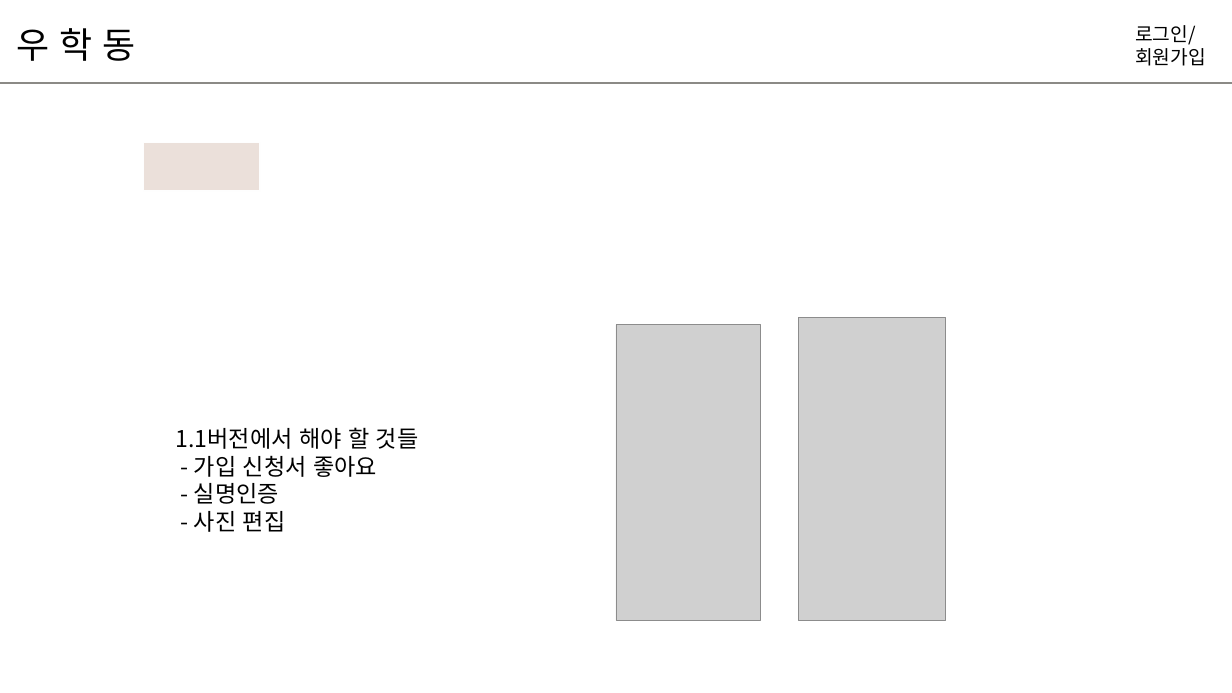
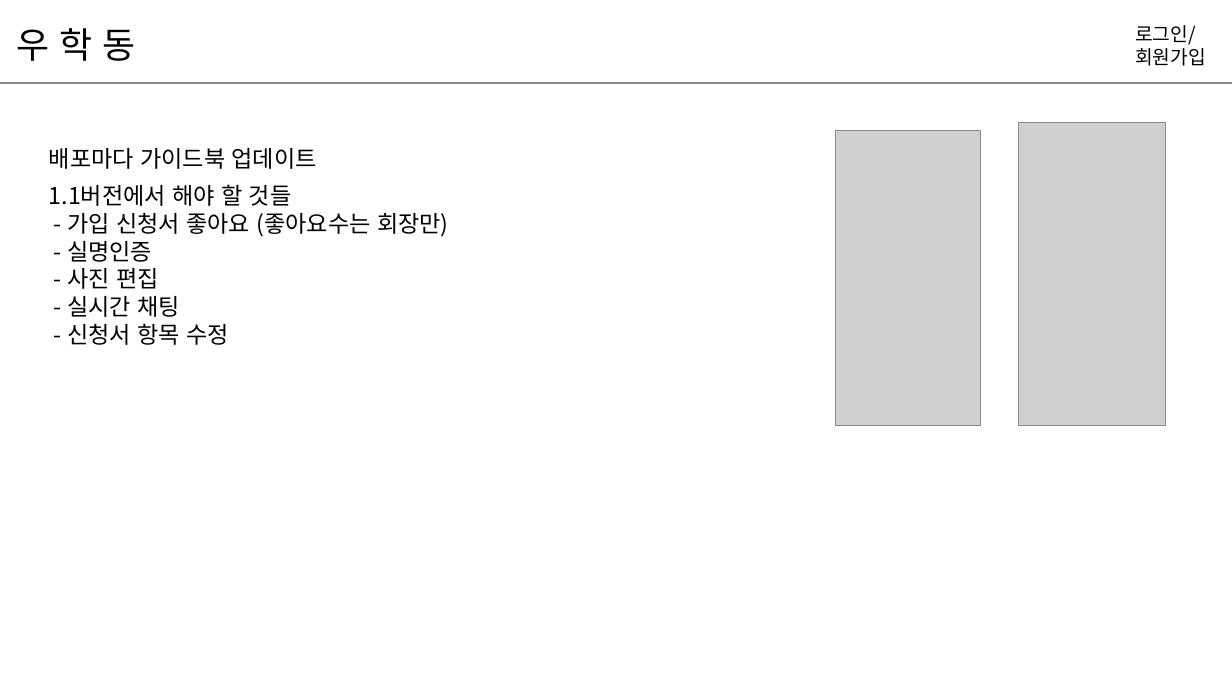
Before and after one commit to hyunniesss/ToyProject, a slide deck: slide 25 of document/와이어프레임/우학동_와이어프레임.pptx (slide 23 before the commit). Drawn at 1232x693 pixels with LibreOffice and Linux fonts; fonts in the diff are those of the drawing; grey boxes stand for pictures. Boxes give left, top, right and bottom in pixels: in the first picture for what was removed or moved away, otherwise in the second. Text is boxed around its words. In the diff, an @@ line names an element or a change of style, - is before the commit and + after.

```diff
--- a/document/와이어프레임/우학동_와이어프레임.pptx
+++ b/document/와이어프레임/우학동_와이어프레임.pptx
@@ text added at bbox=[49, 148, 317, 169], 18 pt, text #000000 @@
+배포마다 가이드북 업데이트
@@ rectangle removed at bbox=[143, 142, 260, 190] @@
@@ picture: place and size @@
-picture at bbox=[616, 325, 761, 621]
+picture at bbox=[836, 130, 981, 426]
@@ picture: place and size @@
-picture at bbox=[799, 317, 945, 620]
+picture at bbox=[1019, 123, 1165, 426]
@@ text "1.1버전에서 해야 할 것들": place and size @@
-text "1.1버전에서 해야 할 것들" at bbox=[176, 427, 419, 532]
+text "1.1버전에서 해야 할 것들" at bbox=[49, 184, 449, 345]
@@ text at bbox=[67, 212, 449, 237]: text changed @@
-- 가입 신청서 좋아요
+- 가입 신청서 좋아요 (좋아요수는 회장만)
@@ text at bbox=[67, 296, 229, 345]: paragraphs added @@
+- 실시간 채팅
+- 신청서 항목 수정
```
Also in this commit, not shown: 16 other slides changed, 3 slides added.
